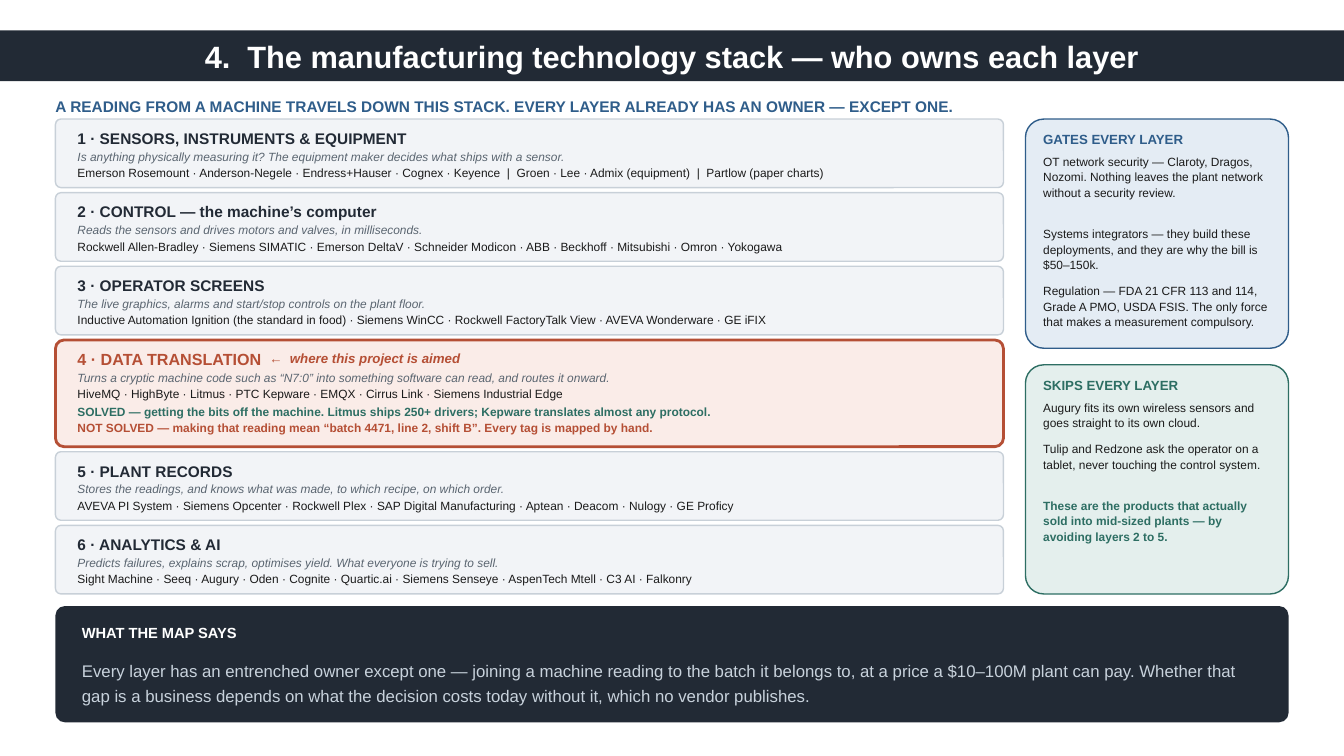
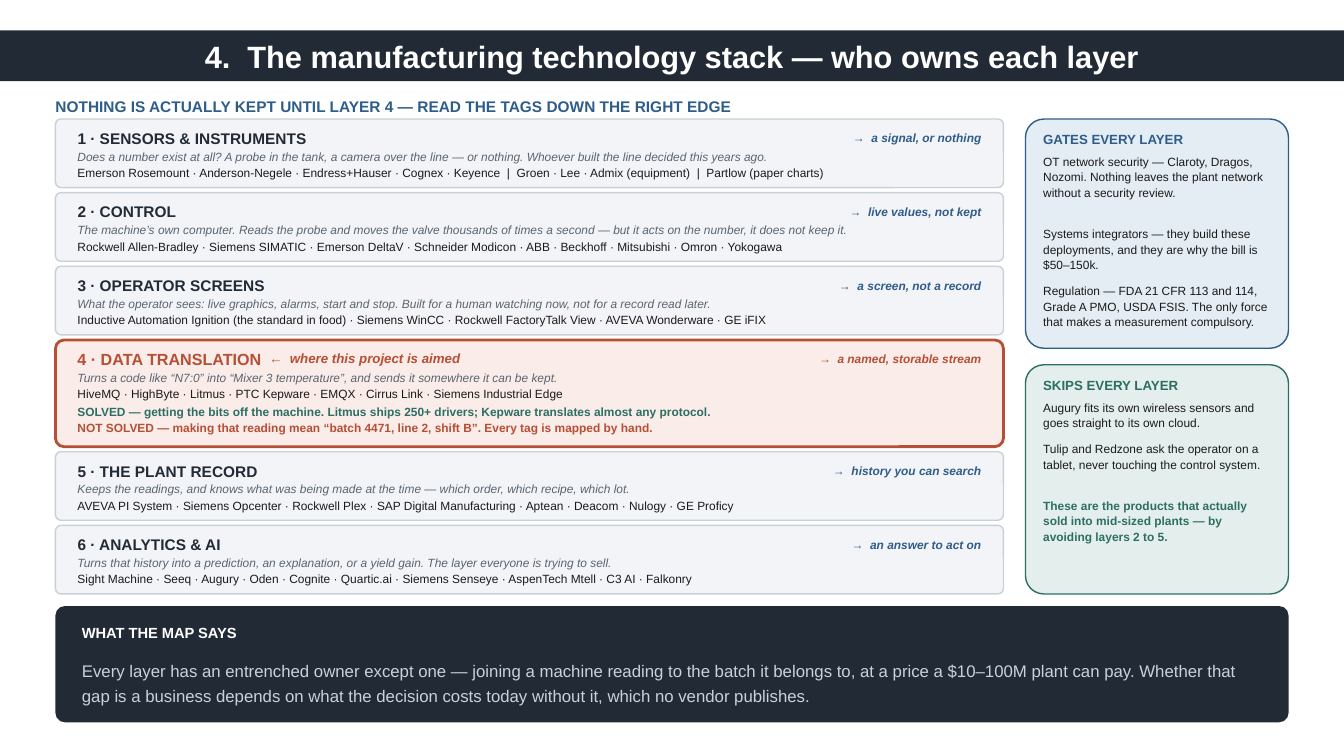
Before and after one commit to theamanmishra/Startup-Research, a slide deck: slide 1 of manu-data-layer/deck/market-map-slide.pptx. Drawn at 1344x756 pixels with LibreOffice and Linux fonts; fonts in the diff are those of the drawing. Boxes give left, top, right and bottom in pixels: in the first picture for what was removed or moved away, otherwise in the second. Text is boxed around its words. In the diff, an @@ line names an element or a change of style, - is before the commit and + after.

```diff
--- a/manu-data-layer/deck/market-map-slide.pptx
+++ b/manu-data-layer/deck/market-map-slide.pptx
@@ text at [55,101,731,112]: text changed @@
-A READING FROM A MACHINE TRAVELS DOWN THIS STACK. EVERY LAYER ALREADY HAS AN OWNER — EXCEPT ONE.
+NOTHING IS ACTUALLY KEPT UNTIL LAYER 4 — READ THE TAGS DOWN THE RIGHT EDGE
@@ text at [78,133,306,144]: text changed @@
-1 · SENSORS, INSTRUMENTS & EQUIPMENT
+1 · SENSORS & INSTRUMENTS
@@ text added at [871,133,982,145], 8.5 pt, text #2F5D8A, bold, italic @@
+→ a signal, or nothing
@@ text at [77,152,767,164]: text changed @@
-Is anything physically measuring it? The equipment maker decides what ships with a sensor.
+Does a number exist at all? A probe in the tank, a camera over the line — or nothing. Whoever built the line decided this years ago.
@@ text at [78,206,176,217]: text changed @@
-2 · CONTROL — the machine’s computer
+2 · CONTROL
@@ text added at [868,207,982,219], 8.5 pt, text #2F5D8A, bold, italic @@
+→ live values, not kept
@@ text at [77,225,847,237]: text changed @@
-Reads the sensors and drives motors and valves, in milliseconds.
+The machine’s own computer. Reads the probe and moves the valve thousands of times a second — but it acts on the number, it does not keep it.
@@ text at [77,299,711,311]: text changed @@
-The live graphics, alarms and start/stop controls on the plant floor.
+What the operator sees: live graphics, alarms, start and stop. Built for a human watching now, not for a record read later.
@@ text added at [857,281,981,292], 8.5 pt, text #2F5D8A, bold, italic @@
+→ a screen, not a record
@@ text added at [838,354,981,365], 8.5 pt, text #B54F35, bold, italic @@
+→ a named, storable stream
@@ text at [77,373,558,385]: text changed @@
-Turns a cryptic machine code such as “N7:0” into something software can read, and routes it onward.
+Turns a code like “N7:0” into “Mixer 3 temperature”, and sends it somewhere it can be kept.
@@ text at [78,466,258,477]: text changed @@
-5 · PLANT RECORDS
+5 · THE PLANT RECORD
@@ text added at [851,466,981,478], 8.5 pt, text #2F5D8A, bold, italic @@
+→ history you can search
@@ text at [77,484,630,496]: text changed @@
-Stores the readings, and knows what was made, to which recipe, on which order.
+Keeps the readings, and knows what was being made at the time — which order, which recipe, which lot.
@@ text at [77,558,611,570]: text changed @@
-Predicts failures, explains scrap, optimises yield. What everyone is trying to sell.
+Turns that history into a prediction, an explanation, or a yield gain. The layer everyone is trying to sell.
@@ text added at [870,541,982,549], 8.5 pt, text #2F5D8A, bold, italic @@
+→ an answer to act on
```
Also in this commit, not shown: 1 other file.
